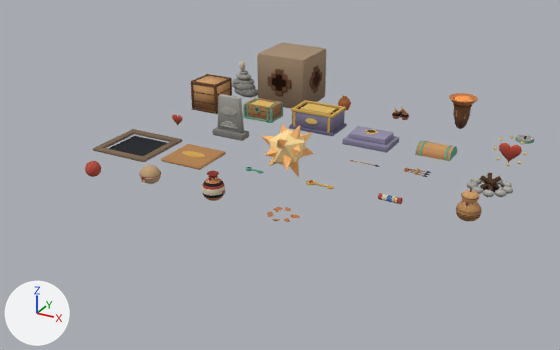
The Blender file art/blender/objetos.blend, before and after one commit.
Camera for both pictures: a 50 mm lens placed at (14.12, -22.89, 8.51), pointed at (4.06, -4.6, -0.63). Every picture has the same lights, and +X, +Y and +Z are marked at lower left. The first picture is the older version.

In view in the first picture: 'bloque_empujable', 'cajon', 'cofre', 'cofre_grande', 'cofre_grande_tapa', 'cofre_tapa', 'estela', 'explosion', 'fogata', 'interruptor_marco', 'interruptor_placa', 'mapa', 'mate', 'orbe', 'piedra_levantable', 'vasija', 'vasija_pedazos' and 10 more.
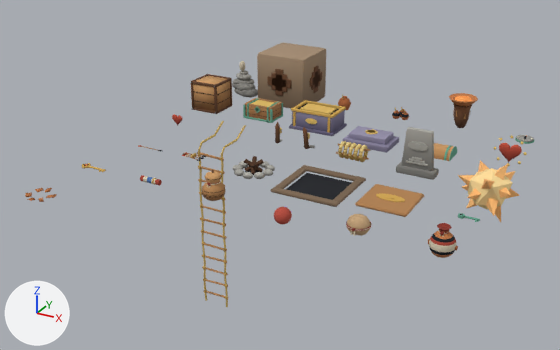
What differs and where, as boxes [x1, y1, x2, y2] in the pictures (560 x 350 px):
'interruptor_marco', moved: before [93, 129, 182, 162]; after [271, 165, 366, 207]
'explosion', moved: before [261, 124, 314, 178]; after [458, 161, 519, 222]
'estela', moved: before [212, 94, 249, 141]; after [396, 127, 439, 180]
'interruptor_placa', moved: before [161, 144, 226, 170]; after [355, 184, 424, 217]
'fogata', moved: before [467, 173, 513, 197]; after [233, 156, 275, 179]
'escalera_soga', added: after [197, 121, 246, 307]
'vasija', moved: before [202, 171, 225, 201]; after [428, 223, 458, 258]
'mate', moved: before [456, 189, 482, 221]; after [202, 170, 226, 201]
'piedra_levantable', moved: before [139, 165, 161, 184]; after [346, 214, 372, 236]
'orbe', moved: before [85, 161, 101, 177]; after [274, 206, 292, 225]
'escalera_soga_rollo', added (brown): after [336, 141, 370, 162]
'mapa', moved: before [378, 193, 403, 204]; after [140, 175, 162, 186]
'vasija_pedazos', moved: before [267, 207, 300, 222]; after [25, 188, 57, 202]
'escalera_soga_estacas', added: after [275, 122, 315, 149]

Patch to the scene script:
```diff
--- a/art/blender/objetos.blend.py
+++ b/art/blender/objetos.blend.py
@@ me_escalera_soga_rollo @@
+me_escalera_soga_rollo.from_pydata(...)  # 888 vertices, 592 faces; spans x -0.45..0.45, y -0.046..0.446, z -0.043..0.443
+me_escalera_soga_rollo.polygons.foreach_set('use_smooth', [True] * 592)
+me_escalera_soga_rollo.materials.append(mat_paleta)  # picture img_palette_png
@@ me_escalera_soga_estacas @@
+me_escalera_soga_estacas.from_pydata(...)  # 182 vertices, 178 faces; spans x -0.618..0.698, y 0.118..0.488, z -0.015..0.7
+me_escalera_soga_estacas.polygons.foreach_set('use_smooth', [True] * 178)
+me_escalera_soga_estacas.materials.append(mat_paleta)  # picture img_palette_png
@@ me_escalera_soga @@
+me_escalera_soga.from_pydata(...)  # 888 vertices, 592 faces; spans x -0.47..0.47, y -1.19..0.21, z -5.4..0.38
+me_escalera_soga.polygons.foreach_set('use_smooth', [True] * 592)
+me_escalera_soga.materials.append(mat_paleta)  # picture img_palette_png
@@ ob_vasija @@
 ob_vasija = bpy.data.objects.new('vasija', me_vasija)
-ob_vasija.location = (4.0, -8.0, 0.0)
+ob_vasija.location = (10.0, -8.0, 0.0)
@@ ob_vasija_pedazos @@
 ob_vasija_pedazos = bpy.data.objects.new('vasija_pedazos', me_vasija_pedazos)
-ob_vasija_pedazos.location = (6.0, -8.0, 0.0)
+ob_vasija_pedazos.location = (0.0, -10.0, 0.0)
@@ ob_mate @@
 ob_mate = bpy.data.objects.new('mate', me_mate)
-ob_mate.location = (10.0, -6.0, 0.0)
+ob_mate.location = (4.0, -8.0, 0.0)
@@ ob_estela @@
 ob_estela = bpy.data.objects.new('estela', me_estela)
-ob_estela.location = (2.0, -4.0, 0.0)
+ob_estela.location = (8.0, -4.0, 0.0)
@@ ob_fogata @@
 ob_fogata = bpy.data.objects.new('fogata', me_fogata)
-ob_fogata.location = (10.0, -4.0, 0.0)
+ob_fogata.location = (4.0, -6.0, 0.0)
@@ ob_mapa @@
 ob_mapa = bpy.data.objects.new('mapa', me_mapa)
-ob_mapa.location = (8.0, -6.0, 0.0)
+ob_mapa.location = (2.0, -8.0, 0.0)
@@ ob_orbe @@
 ob_orbe = bpy.data.objects.new('orbe', me_orbe)
-ob_orbe.location = (0.0, -8.0, 0.0)
+ob_orbe.location = (6.0, -8.0, 0.0)
@@ ob_explosion @@
 ob_explosion = bpy.data.objects.new('explosion', me_explosion)
-ob_explosion.location = (4.0, -4.0, 0.0)
+ob_explosion.location = (10.0, -4.0, 0.0)
@@ ob_piedra_levantable @@
 ob_piedra_levantable = bpy.data.objects.new('piedra_levantable', me_piedra_levantable)
-ob_piedra_levantable.location = (2.0, -8.0, 0.0)
+ob_piedra_levantable.location = (8.0, -8.0, 0.0)
@@ ob_interruptor_marco @@
 ob_interruptor_marco = bpy.data.objects.new('interruptor_marco', me_interruptor_marco)
-ob_interruptor_marco.location = (0.0, -6.0, 0.0)
+ob_interruptor_marco.location = (6.0, -6.0, 0.0)
@@ ob_interruptor_placa @@
 ob_interruptor_placa = bpy.data.objects.new('interruptor_placa', me_interruptor_placa)
-ob_interruptor_placa.location = (2.0, -6.0, 0.0)
+ob_interruptor_placa.location = (8.0, -6.0, 0.0)
@@ ob_escalera_soga_rollo @@
+ob_escalera_soga_rollo = bpy.data.objects.new('escalera_soga_rollo', me_escalera_soga_rollo)
+ob_escalera_soga_rollo.location = (6.0, -4.0, 0.0)
@@ ob_escalera_soga_estacas @@
+ob_escalera_soga_estacas = bpy.data.objects.new('escalera_soga_estacas', me_escalera_soga_estacas)
+ob_escalera_soga_estacas.location = (4.0, -4.0, 0.0)
@@ ob_escalera_soga @@
+ob_escalera_soga = bpy.data.objects.new('escalera_soga', me_escalera_soga)
+ob_escalera_soga.location = (2.0, -4.0, 0.0)
```
